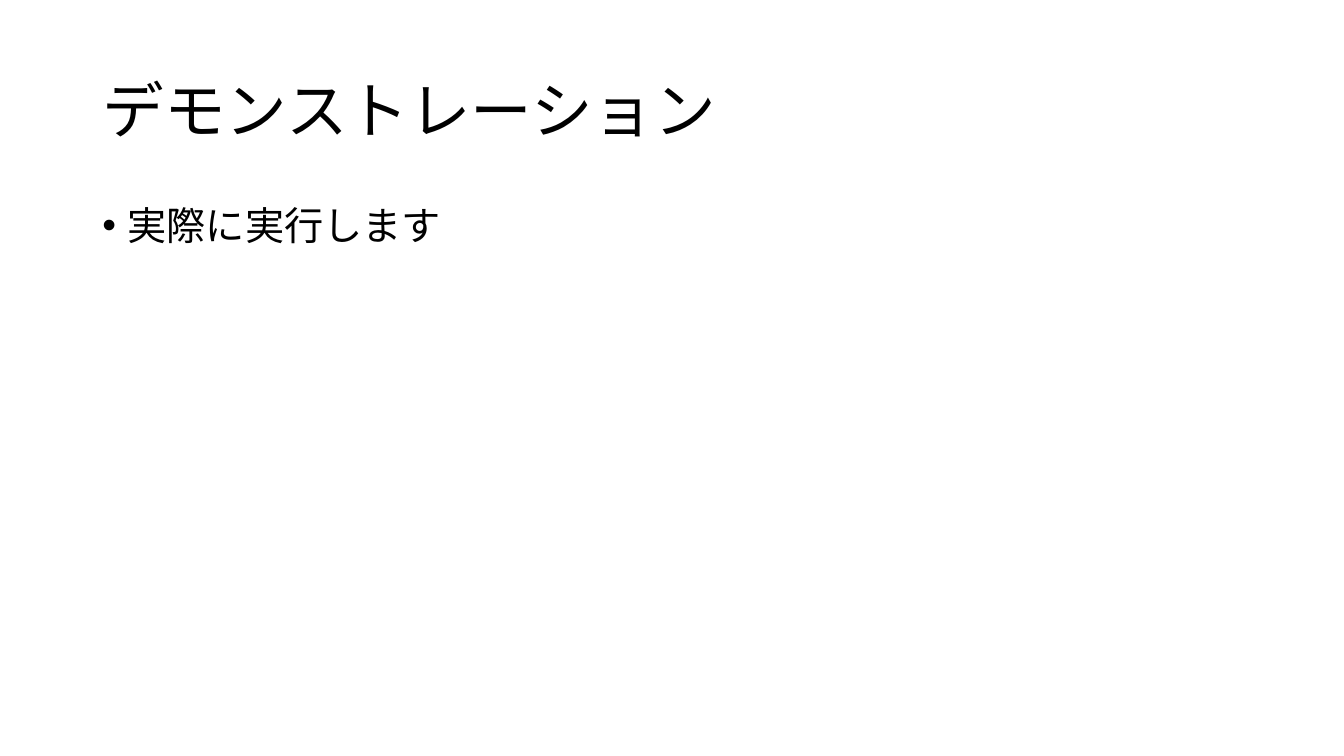
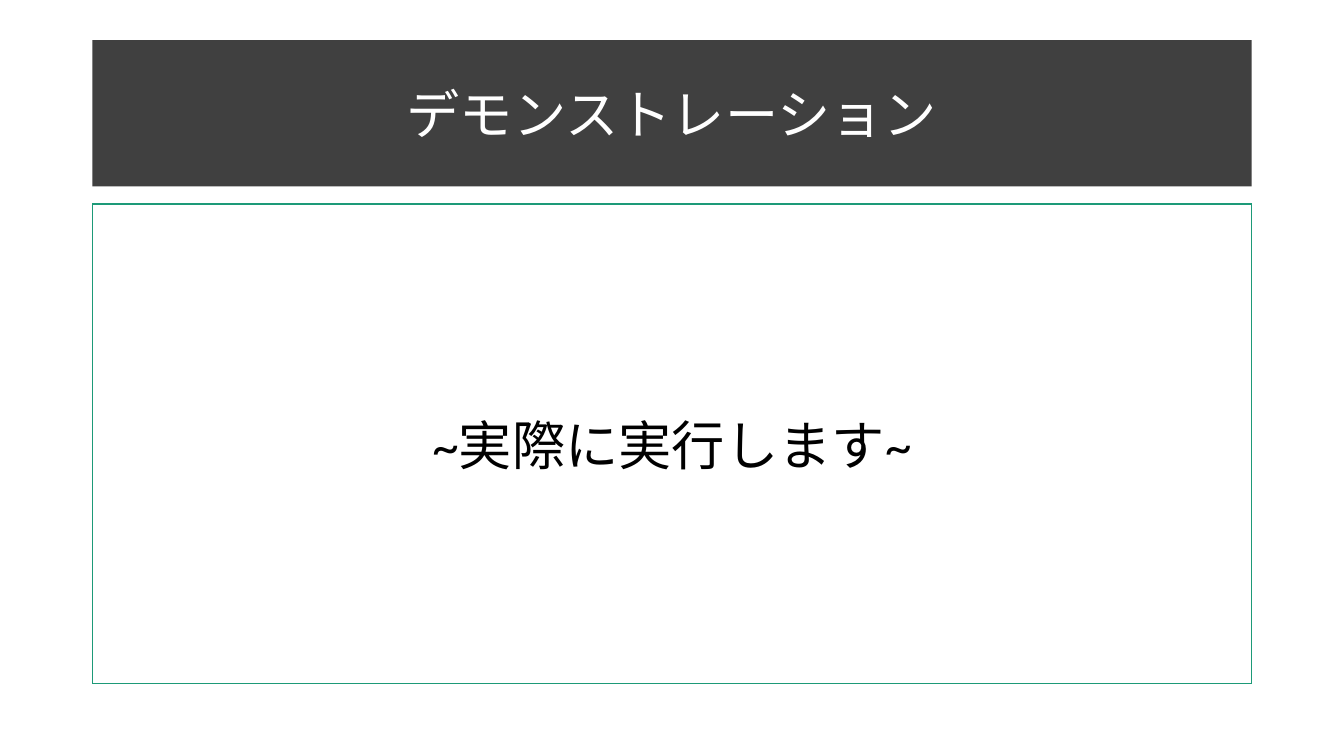
Before and after one commit to ie03-aizu-2019/ie03project-skys, a slide deck: slide 16 of Reports/Midterm.pptx. Drawn at 1344x756 pixels with LibreOffice and Linux fonts; fonts in the diff are those of the drawing. Boxes give left, top, right and bottom in pixels: in the first picture for what was removed or moved away, otherwise in the second. Text is boxed around its words. In the diff, an @@ line names an element or a change of style, - is before the commit and + after.

```diff
--- a/Reports/Midterm.pptx
+++ b/Reports/Midterm.pptx
@@ title "デモンストレーション" resized from (x1=102, y1=80, x2=716, y2=137) to (x1=93, y1=40, x2=1252, y2=187) @@
@@ title "デモンストレーション" at (x1=93, y1=40, x2=1252, y2=187): size 44 to 38 pt, text colour #000000 to #FFFFFF; alignment left to centre; line spacing 0.9 to 1; fill none to #404040 @@
@@ text "~実際に実行します~" resized from (x1=128, y1=207, x2=441, y2=244) to (x1=93, y1=204, x2=1252, y2=684) @@
@@ text "~実際に実行します~" at (x1=93, y1=204, x2=1252, y2=684): vertical alignment top to middle; fill none to #FFFFFF; outline none to #1D9A78 1 pt @@
@@ text at (x1=432, y1=421, x2=911, y2=470): text changed; size 28 to 38 pt @@
-• 実際に実行します
+~実際に実行します~
```
Also in this commit, not shown: 13 other slides changed, 2 slides added, 2 slides removed.
